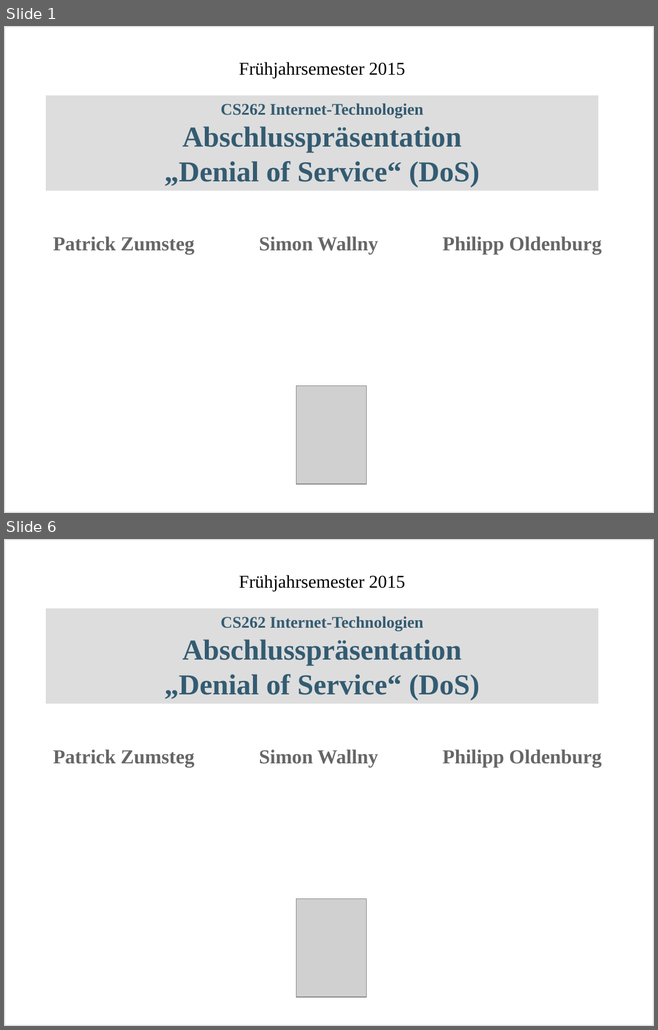
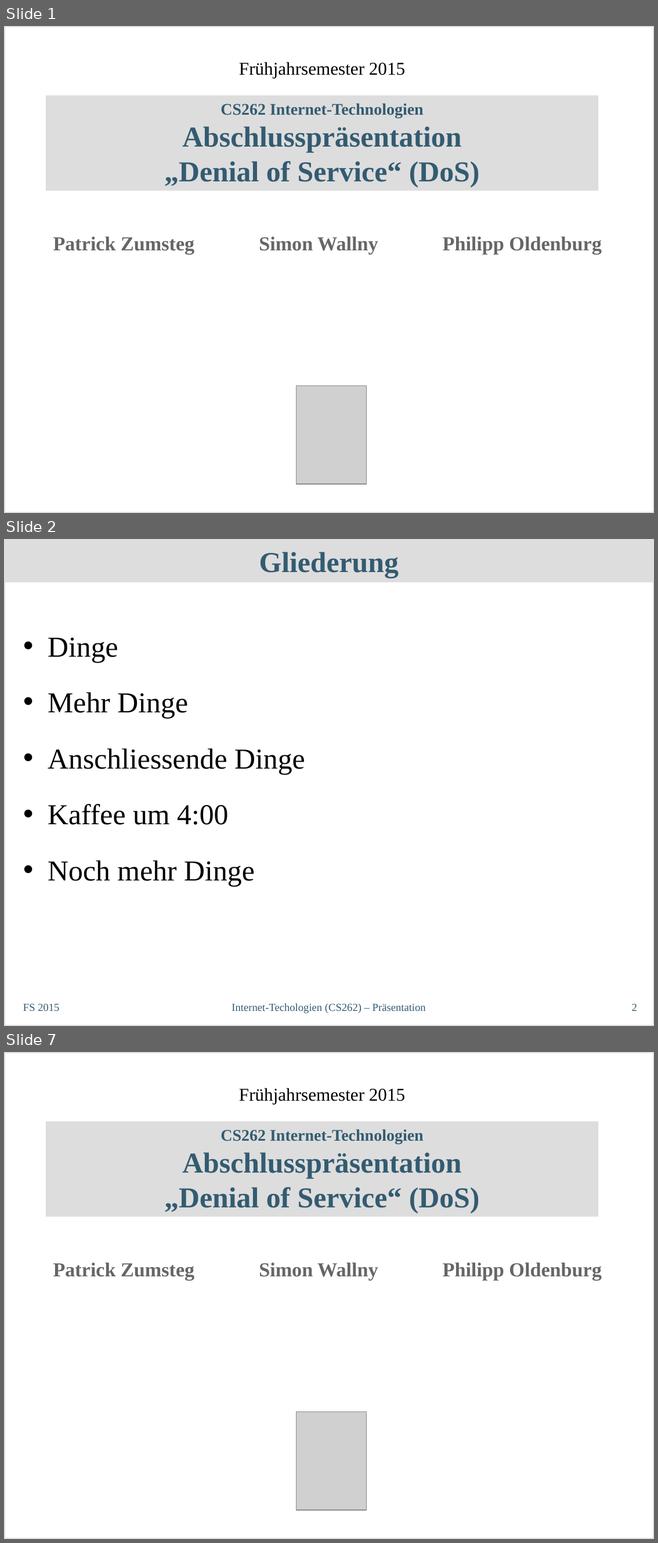
Before and after one commit to philipp-oldenburg/dos, a slide deck: Abschlusspräsentation/InetTech-Präsentation.odp. Shown one above the other, each under a label of ours: slides 1 and 6 before the commit, slides 1, 2 and 7 after it; the slides between them are not shown. The pictures are 658x1030 and 658x1543 pixels, drawn with LibreOffice and Linux fonts; fonts in the diff are those of the drawing; grey boxes stand for pictures. Boxes give left, top, right and bottom in pixels: in the first picture for what was removed or moved away, otherwise in the second. Text is boxed around its words. In the diff, an @@ line names an element or a change of style, - is before the commit and + after.

```diff
--- a/Abschlusspräsentation/InetTech-Präsentation.odp
+++ b/Abschlusspräsentation/InetTech-Präsentation.odp
@@ slide 2 added at [4,539,654,1026], background #FFFFFF; not listed: 1 template element that a slide beside it also shows @@
@@ title added at [4,539,654,583], fill #DDDDDD, 32 pt, text #335B71, bold @@
+Gliederung
@@ text added at [48,638,305,886], 32 pt, text #000000 @@
+• Dinge
+• Mehr Dinge
+• Anschliessende Dinge
+• Kaffee um 4:00
+• Noch mehr Dinge
@@ text added at [23,1004,59,1011], 12 pt, text #335B71 @@
+FS 2015
@@ text added at [231,1004,426,1013], 12 pt, text #335B71 @@
+Internet-Techologien (CS262) – Präsentation
@@ page number added at [632,1004,637,1011], 12 pt, text #335B71 @@
+2
@@ what was slide 6 is now slide 7 @@
```
Also in this commit, not shown: 4 slides changed, 2 other files.
